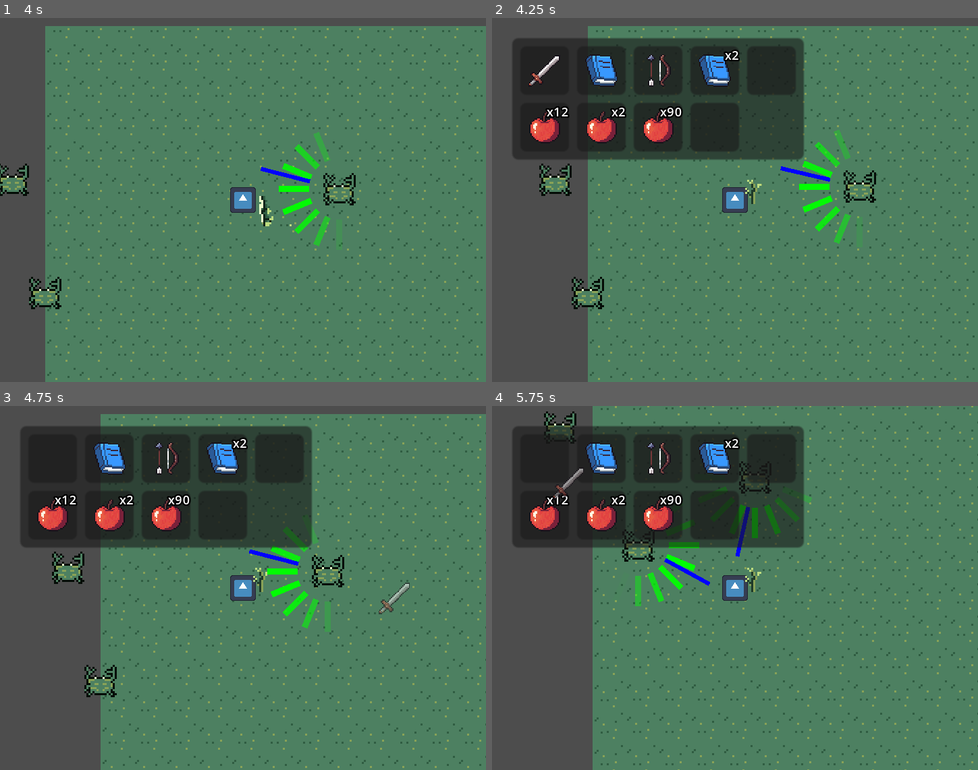
Above: before the commit, frames 1-4 (two rows, left to right).
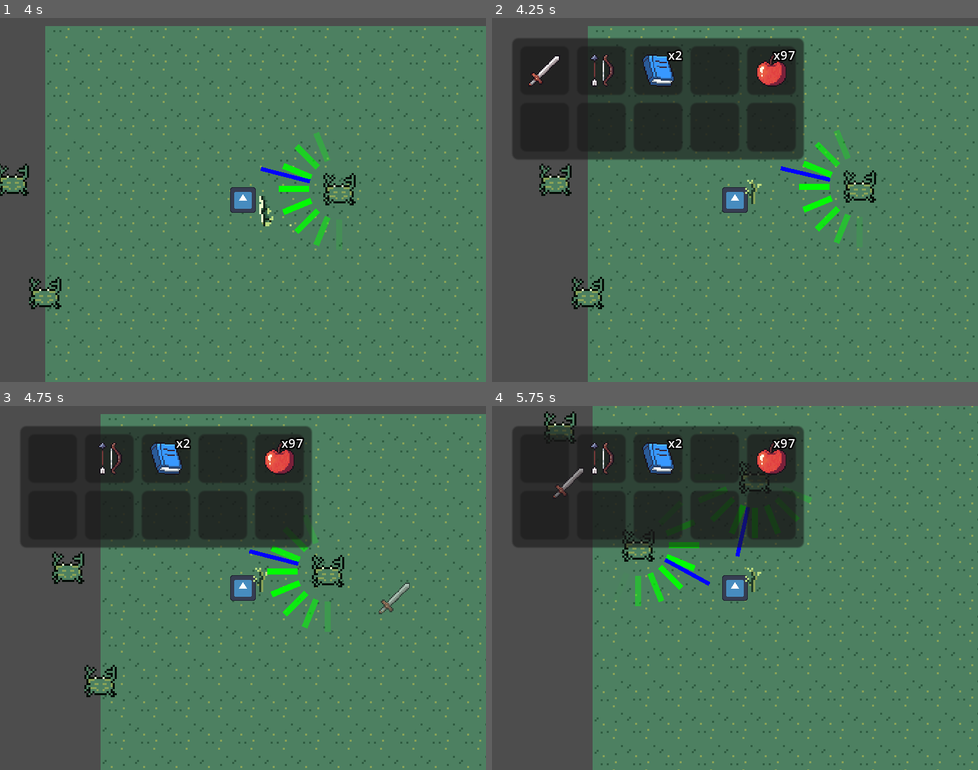
Above: after the commit, the same moments.

Repository: michaelwiest/godot-noah-game
Game: Godot game, scene res://scenes/main.tscn
The game is run twice, just before and just after one commit, with the same random seed, the same clock (stepped at 60 frames per second) and the same inputs. The engine's default icon, where the game draws it, is replaced by a stand-in: a white triangle on a blue panel in a dark square.
Inputs (mouse positions are in pixels of both pictures, inside the frame that each line leads up to):
- Up to frame 1 (4 s): tap Enter (ui_accept) at 0.5, 0.77, 3.77 s; move the mouse to (349, 181) at 0.52 s; hold Right (ui_right) 0.53-1.25 s; click (349, 181) at 0.67 s; drag from (145, 218) to (243, 200) at 1.27 s; move the mouse to (291, 119) at 2.02 s; hold Right (ui_right) 2.03-2.75 s; click (291, 119) at 2.17 s; drag from (218, 272) to (277, 196) at 2.77 s; move the mouse to (388, 254) at 3.52 s; hold Left (ui_left) from 3.53 s (still down); click (388, 254) at 3.67 s
- Up to frame 2 (4.25 s): keep holding Left (ui_left); tap Tab (inventory) at 4.15 s
- Up to frame 3 (4.75 s): release Left (ui_left) at 4.25 s; drag from (53, 456) to (369, 573) at 4.27 s
- Up to frame 4 (5.75 s): move the mouse to (545, 456) at 5.02 s; hold Down (ui_down) from 5.03 s (still down); click (545, 456) at 5.17 s

Frame 1 is identical in both runs. In frame 2, 4.6% of the frame differs, in the area x 7-63%, y 8-37%; in frame 3, 4.6%; in frame 4, 4.6%.

Commit message:
PR updaes

Diff:
--- a/game/resources/test_inventory.tres
+++ b/game/resources/test_inventory.tres
@@ -7,41 +7,26 @@
 [ext_resource type="Resource" uid="uid://dse1ehyjnosyv" path="res://resources/items/blue_book.tres" id="4_wylbj"]
 [ext_resource type="Resource" uid="uid://c2o0b51pu6int" path="res://resources/items/bow.tres" id="5_i8jhn"]
 
-[sub_resource type="Resource" id="Resource_50ycc"]
+[sub_resource type="Resource" id="Resource_5n7rq"]
 script = ExtResource("3_y8gxf")
 item_data = ExtResource("2_oetlk")
 quantity = 1
 
-[sub_resource type="Resource" id="Resource_4nn7h"]
-script = ExtResource("3_y8gxf")
-item_data = ExtResource("4_wylbj")
-quantity = 1
-
-[sub_resource type="Resource" id="Resource_j01kj"]
+[sub_resource type="Resource" id="Resource_h6wf3"]
 script = ExtResource("3_y8gxf")
 item_data = ExtResource("5_i8jhn")
 quantity = 1
 
-[sub_resource type="Resource" id="Resource_2w5j5"]
+[sub_resource type="Resource" id="Resource_juhyj"]
 script = ExtResource("3_y8gxf")
 item_data = ExtResource("4_wylbj")
 quantity = 2
 
-[sub_resource type="Resource" id="Resource_tkle6"]
+[sub_resource type="Resource" id="Resource_l6ywi"]
 script = ExtResource("3_y8gxf")
 item_data = ExtResource("2_c6pkf")
-quantity = 12
-
-[sub_resource type="Resource" id="Resource_hq7jh"]
-script = ExtResource("3_y8gxf")
-item_data = ExtResource("2_c6pkf")
-quantity = 2
-
-[sub_resource type="Resource" id="Resource_s0vxv"]
-script = ExtResource("3_y8gxf")
-item_data = ExtResource("2_c6pkf")
-quantity = 90
+quantity = 97
 
 [resource]
 script = ExtResource("1_pbwho")
-slot_datas = Array[ExtResource("3_y8gxf")]([SubResource("Resource_50ycc"), SubResource("Resource_4nn7h"), SubResource("Resource_j01kj"), SubResource("Resource_2w5j5"), null, SubResource("Resource_tkle6"), SubResource("Resource_hq7jh"), SubResource("Resource_s0vxv"), null])
+slot_data_list = Array[ExtResource("3_y8gxf")]([SubResource("Resource_5n7rq"), SubResource("Resource_h6wf3"), SubResource("Resource_juhyj"), null, SubResource("Resource_l6ywi"), null, null, null, null, null])
--- a/game/scripts/inventory/inventory.gd
+++ b/game/scripts/inventory/inventory.gd
@@ -12,7 +12,7 @@
 	for child in item_grid.get_children():
 		child.queue_free()
 
-	for slot_data in inventory_data.slot_datas:
+	for slot_data in inventory_data.slot_data_list:
 		var slot = Slot.instantiate()
 		item_grid.add_child(slot)
 
--- a/game/scripts/inventory/inventory_data.gd
+++ b/game/scripts/inventory/inventory_data.gd
@@ -4,16 +4,16 @@
 signal inventory_updated(inventory_data: InventoryData)
 signal inventory_interact(inventory_data: InventoryData, node_index: int, button_index: int)
 
-@export var slot_datas: Array[SlotData]
+@export var slot_data_list: Array[SlotData]
 
 func on_slot_clicked(node_index: int, button_index: int) -> void:
 	inventory_interact.emit(self, node_index, button_index)
 
 func grab_slot_data(index: int) -> SlotData:
 	var slot_data = null
-	if index >= 0 and index < len(slot_datas):
-		slot_data = slot_datas[index]
-		slot_datas[index] = null
+	if index >= 0 and index < len(slot_data_list):
+		slot_data = slot_data_list[index]
+		slot_data_list[index] = null
 		inventory_updated.emit(self)
 	return slot_data
 
@@ -22,26 +22,26 @@
 	var slot_data: SlotData = null
 
 	# Make sure index is in range
-	if index >= 0 and index < len(slot_datas):
+	if index >= 0 and index < len(slot_data_list):
 		# Attempt to stack grabbed item on current index slot
-		slot_data = slot_datas[index]
+		slot_data = slot_data_list[index]
 		if slot_data and slot_data.can_fully_merge_with(grabbed_slot_data):
 			# When we merge, the item is dropped and no new items are grabbed
 			slot_data.fully_merge_with(grabbed_slot_data)
 			slot_data = null
 		else:
-			slot_datas[index] = grabbed_slot_data
+			slot_data_list[index] = grabbed_slot_data
 		inventory_updated.emit(self)
 	return slot_data
 
 func drop_single_slot_data(grabbed_slot_data: SlotData, index: int) -> SlotData:
 	var slot_data: SlotData = null
 
-	if index >= 0 and index < len(slot_datas):
-		slot_data = slot_datas[index]
+	if index >= 0 and index < len(slot_data_list):
+		slot_data = slot_data_list[index]
 		# Dropping on a slot that is empty
 		if not slot_data:
-			slot_datas[index]  = grabbed_slot_data.create_single_slot_data()
+			slot_data_list[index]  = grabbed_slot_data.create_single_slot_data()
 		# Dropping on a non empty slot, check if it can be stacked
 		elif slot_data.can_merge_with(grabbed_slot_data):
 			slot_data.fully_merge_with(grabbed_slot_data.create_single_slot_data())
--- a/game/scripts/inventory/slot.gd
+++ b/game/scripts/inventory/slot.gd
@@ -18,7 +18,7 @@
 		quantity_label.hide()
 
 
-## Hnadle GUI events on the inventory slot
+## Handle GUI events on the inventory slot
 ## This should emit a signal that the slot was clicked and send the slot index
 ## (index of the current node in the grid and if the left or right mouse button was clicked)
 func _on_gui_input(event):
Not shown: 1 places in game/resources/test_inventory.tres that only renumber resources
